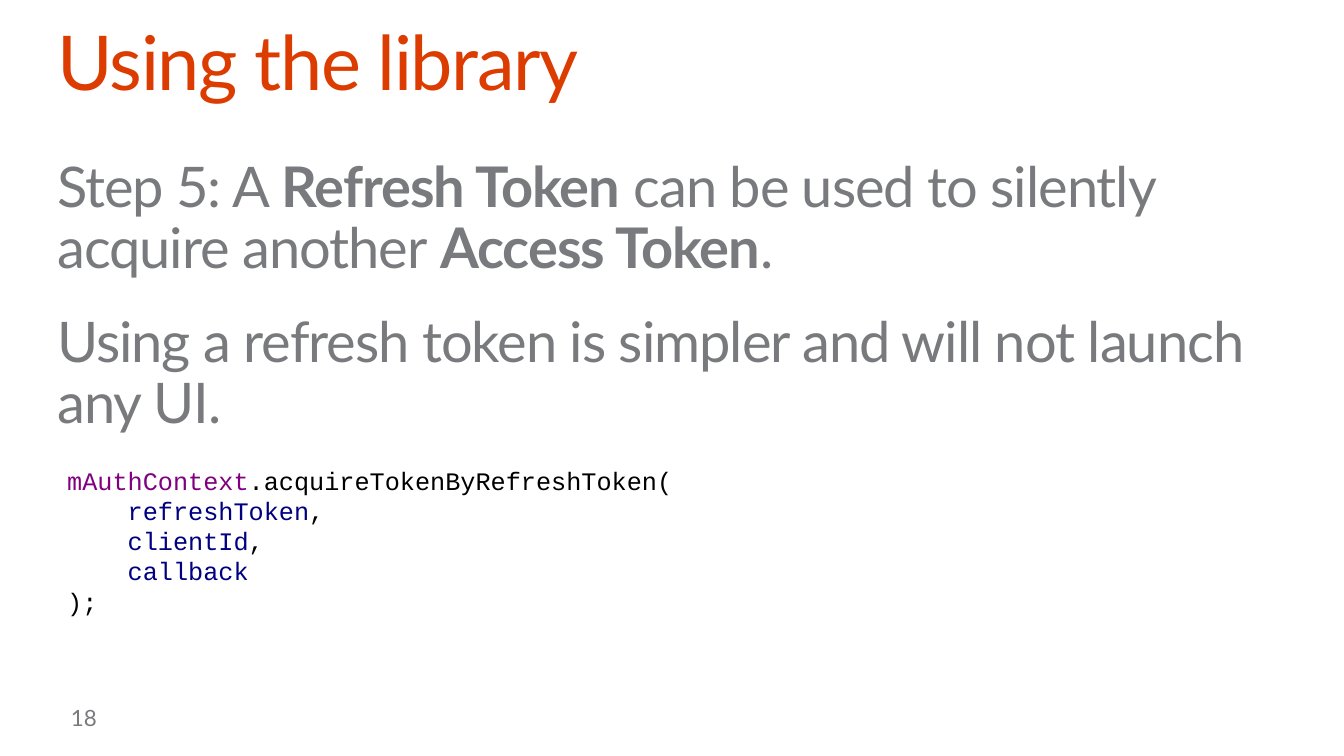
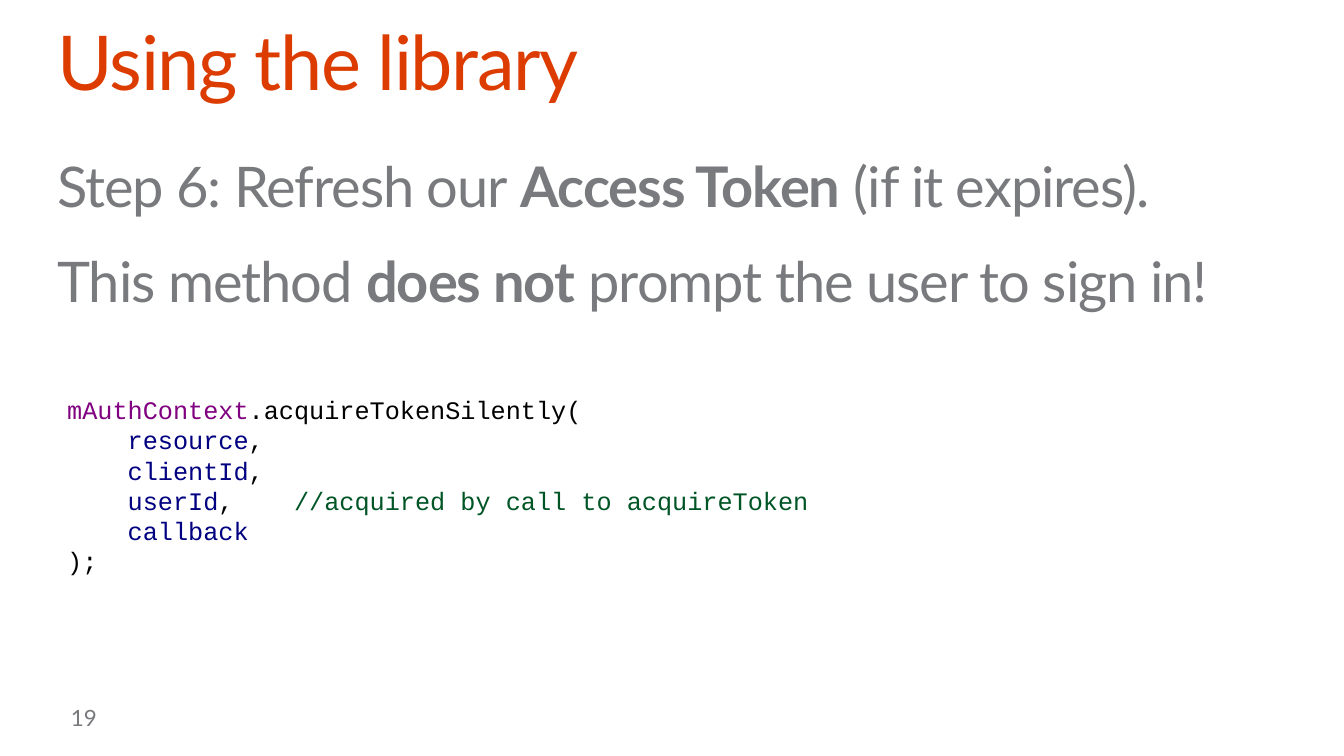
Before and after one commit to stinethebean/DevCampTraining, a slide deck: slide 19 of 06.Hook into SharePoint APIs with Android/06.Hook into SharePoint APIs with Android.pptx (slide 18 before the commit). Drawn at 1344x756 pixels with LibreOffice and Linux fonts; fonts in the diff are those of the drawing; background and template pictures are left out. Boxes give left, top, right and bottom in pixels: in the first picture for what was removed or moved away, otherwise in the second. Text is boxed around its words. In the diff, an @@ line names an element or a change of style, - is before the commit and + after.

```diff
--- a/06.Hook into SharePoint APIs with Android/06.Hook into SharePoint APIs with Android.pptx
+++ b/06.Hook into SharePoint APIs with Android/06.Hook into SharePoint APIs with Android.pptx
@@ text at [57, 164, 1208, 312]: text changed @@
-Step 5: A Refresh Token can be used to silently acquire another Access Token.
-Using a refresh token is simpler and will not launch any UI.
+Step 6: Refresh our Access Token (if it expires).
+This method does not prompt the user to sign in!
@@ text "mAuthContext.acquireTokenSilently(": place and size @@
-text "mAuthContext.acquireTokenSilently(" at [67, 471, 672, 581]
+text "mAuthContext.acquireTokenSilently(" at [67, 401, 809, 541]
@@ text at [67, 401, 581, 454]: text changed @@
-mAuthContext.acquireTokenByRefreshToken(
-refreshToken,
+mAuthContext.acquireTokenSilently(
+resource,
@@ text at [128, 491, 809, 516]: paragraph added @@
+userId, //acquired by call to acquireToken
@@ page number at [71, 710, 97, 726]: text changed @@
-18
+19
```
Also in this commit, not shown: 10 other slides changed, 2 slides added, 1 slide removed.
